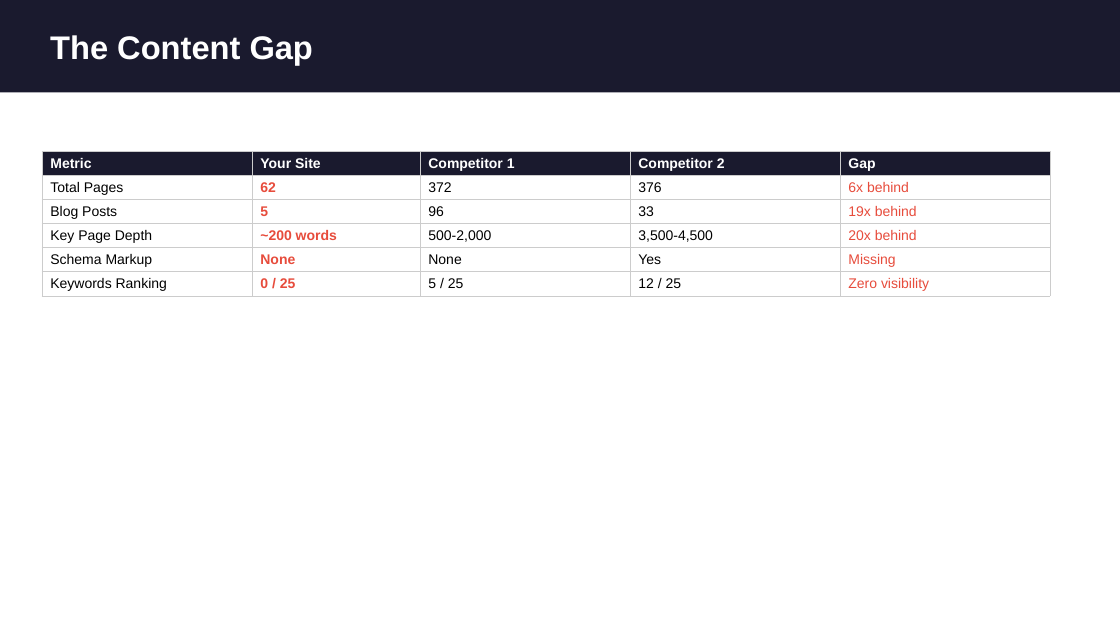
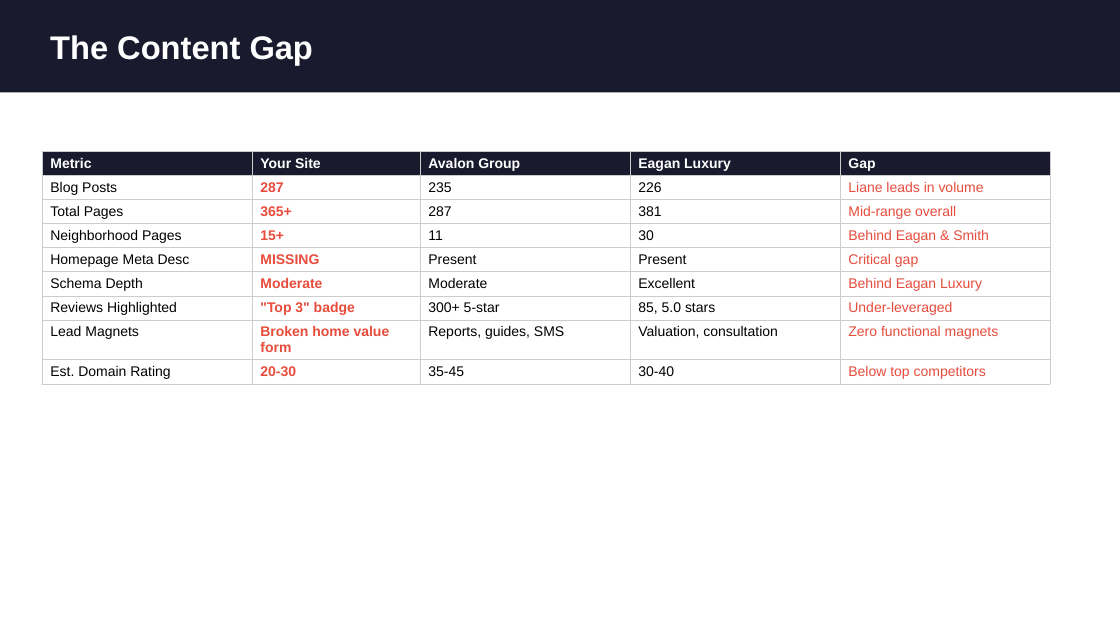
Before and after one commit to tastyppc-marketing/site-audit, a slide deck: slide 5 of clients/liane-jamason/seo/reports/SEO-Audit-Presentation.pptx. Drawn at 1120x630 pixels with LibreOffice and Linux fonts; fonts in the diff are those of the drawing. Boxes give left, top, right and bottom in pixels: in the first picture for what was removed or moved away, otherwise in the second. Text is boxed around its words. In the diff, an @@ line names an element or a change of style, - is before the commit and + after.

```diff
--- a/clients/liane-jamason/seo/reports/SEO-Audit-Presentation.pptx
+++ b/clients/liane-jamason/seo/reports/SEO-Audit-Presentation.pptx
@@ table at [42,151,1050,383] @@
-row 1: Metric | Your Site | Competitor 1 | Competitor 2 | Gap
-row 2: Total Pages | 62 | 372 | 376 | 6x behind
-row 3: Blog Posts | 5 | 96 | 33 | 19x behind
-row 4: Key Page Depth | ~200 words | 500-2,000 | 3,500-4,500 | 20x behind
-row 5: Schema Markup | None | None | Yes | Missing
-row 6: Keywords Ranking | 0 / 25 | 5 / 25 | 12 / 25 | Zero visibility
+row 1: Metric | Your Site | Avalon Group | Eagan Luxury | Gap
+row 2: Blog Posts | 287 | 235 | 226 | Liane leads in volume
+row 3: Total Pages | 365+ | 287 | 381 | Mid-range overall
+row 4: Neighborhood Pages | 15+ | 11 | 30 | Behind Eagan & Smith
+row 5: Homepage Meta Desc | MISSING | Present | Present | Critical gap
+row 6: Schema Depth | Moderate | Moderate | Excellent | Behind Eagan Luxury
+row 7: Reviews Highlighted | "Top 3" badge | 300+ 5-star | 85, 5.0 stars | Under-leveraged
+row 8: Lead Magnets | Broken home value form | Reports, guides, SMS | Valuation, consultation | Zero functional magnets
+row 9: Est. Domain Rating | 20-30 | 35-45 | 30-40 | Below top competitors
```
Also in this commit, not shown: 14 other slides changed, 4 other files.
